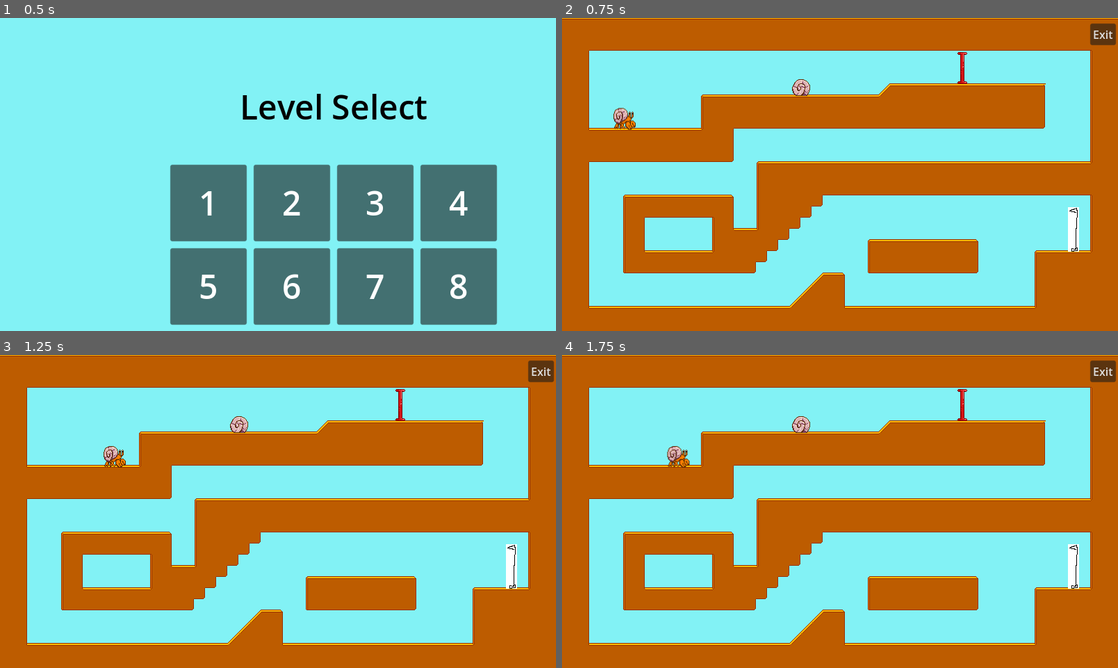
Above: before the commit, frames 1-4 (two rows, left to right).
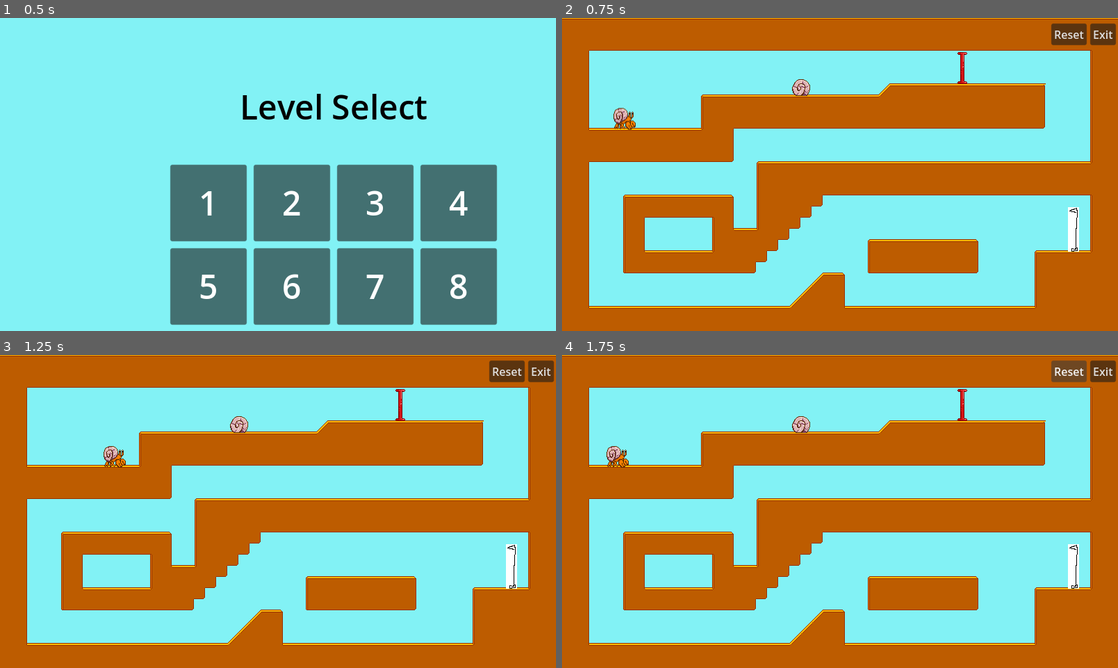
Above: after the commit, the same moments.

Repository: grenmester/from-the-dead
Game: Godot game, scene res://Scenes/MainScene.tscn
The game is run twice, just before and just after one commit, with the same random seed, the same clock (stepped at 60 frames per second) and the same inputs. This scene is started directly instead of the project's main scene.
Inputs (mouse positions are in pixels of both pictures, inside the frame that each line leads up to):
- Up to frame 1 (0.5 s): no input
- Up to frame 2 (0.75 s): tap Enter at 0.5 s; move the mouse to (773, 202) at 0.52 s; hold Right (ui_right) from 0.53 s (still down); hold U from 0.53 s (still down); click (773, 202) at 0.67 s
- Up to frame 3 (1.25 s): keep holding Right (ui_right); keep holding U; tap Space (ui_select) at 0.77 s
- Up to frame 4 (1.75 s): release Right (ui_right) at 1.25 s; release U at 1.25 s; click (1067, 370) at 1.25 s, where only the run after the commit has a clickable "Reset"

Frame 1 is identical in both runs. In frame 2, 0.4% of the frame differs, in the area x 88-95%, y 1-9%; in frame 3, 0.4%; in frame 4, 0.9%, in the area x 8-95%, y 1-36%.

Commit message:
feat: add reset button

Diff:
--- a/Scenes/MainScene.tscn
+++ b/Scenes/MainScene.tscn
@@ -9,17 +9,27 @@
 script = ExtResource("1_tr2i4")
 
 [node name="HUD" type="Control" parent="."]
+z_index = 1
 anchors_preset = 0
 offset_right = 40.0
 offset_bottom = 40.0
 
+[node name="ResetButton" type="Button" parent="HUD"]
+layout_mode = 0
+offset_left = 704.0
+offset_top = 8.0
+offset_right = 755.0
+offset_bottom = 39.0
+focus_mode = 0
+text = "Reset"
+
 [node name="ExitButton" type="Button" parent="HUD"]
-z_index = 1
 layout_mode = 0
 offset_left = 760.0
 offset_top = 8.0
 offset_right = 797.0
 offset_bottom = 39.0
+focus_mode = 0
 text = "Exit"
 
 [node name="LevelMenu" parent="." instance=ExtResource("1_hpc76")]
@@ -29,4 +39,5 @@
 
 [node name="Level" type="Node2D" parent="."]
 
+[connection signal="pressed" from="HUD/ResetButton" to="." method="_on_reset_button_pressed"]
 [connection signal="pressed" from="HUD/ExitButton" to="." method="_on_exit_button_pressed"]
--- a/Scripts/LevelMenu.gd
+++ b/Scripts/LevelMenu.gd
@@ -1,5 +1,6 @@
 extends MarginContainer
 
+var level_num: int
 var level_instance: Node2D
 @onready var level_node = get_parent().get_node("Level")
 
@@ -11,13 +12,13 @@
 
 func unload_level():
 	if is_instance_valid(level_instance):
-		level_instance.queue_free()
+		level_instance.free()
 	level_instance = null
 
 
-func load_level(level_num: int):
-	unload_level()
-	var level_path = "res://Scenes/Levels/Level%s.tscn" % level_num
+func load_level(num: int):
+	level_num = num
+	var level_path = "res://Scenes/Levels/Level%s.tscn" % num
 	var level_resource = load(level_path)
 	if level_resource:
 		level_instance = level_resource.instantiate()
@@ -25,3 +26,8 @@
 		Consts.root = level_instance
 		level_instance.get_node('Camera2D').make_current()
 		level_instance.get_node('Finish').connect("win", unload_level)
+
+
+func reload_level():
+	unload_level()
+	load_level(level_num)
--- a/Scripts/MainScene.gd
+++ b/Scripts/MainScene.gd
@@ -2,3 +2,6 @@
 
 func _on_exit_button_pressed() -> void:
 	$LevelMenu.unload_level()
+
+func _on_reset_button_pressed() -> void:
+	$LevelMenu.reload_level()
